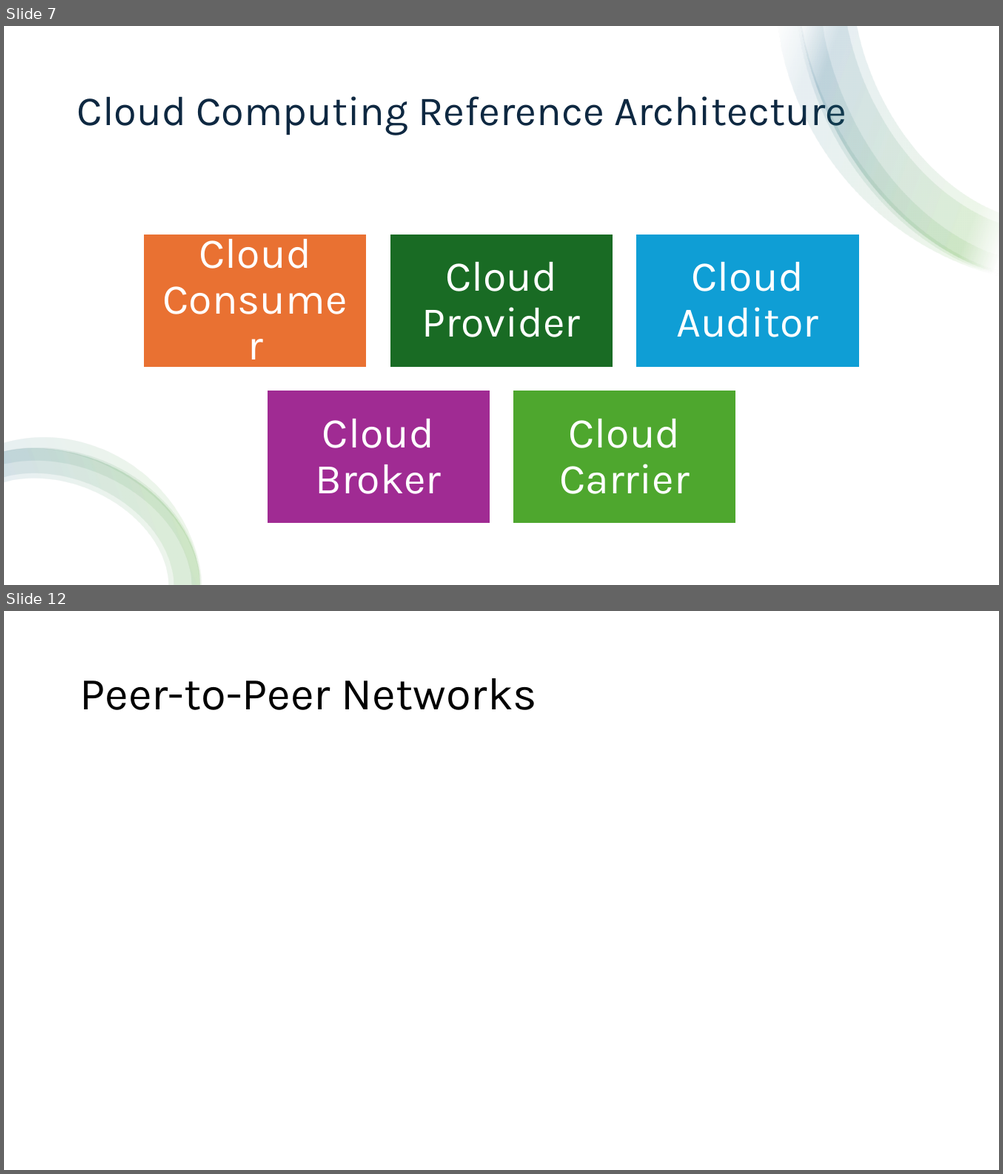
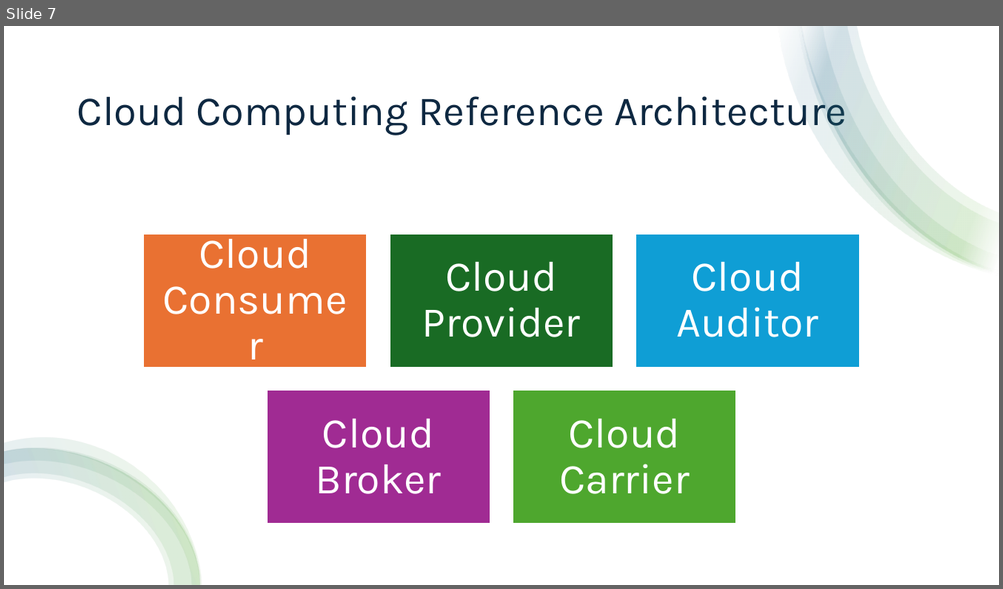
Before and after one commit to sarithdm/Cloud-Computing, a slide deck: Presentation1.pptx. Shown one above the other, each under a label of ours: slides 7 and 12 before the commit, slide 7 after it; the slides between them are not shown. The pictures are 1003x1174 and 1003x589 pixels, drawn with LibreOffice and Linux fonts; fonts in the diff are those of the drawing. Boxes give left, top, right and bottom in pixels: in the first picture for what was removed or moved away, otherwise in the second. Text is boxed around its words. In the diff, an @@ line names an element or a change of style, - is before the commit and + after.

```diff
--- a/Presentation1.pptx
+++ b/Presentation1.pptx
@@ slide 12 removed at [4, 611, 999, 1170], background #FFFFFF @@
@@ title removed at [79, 678, 537, 710] @@
-Peer-to-Peer Networks
```
Also in this commit, not shown: 5 other slides removed.
